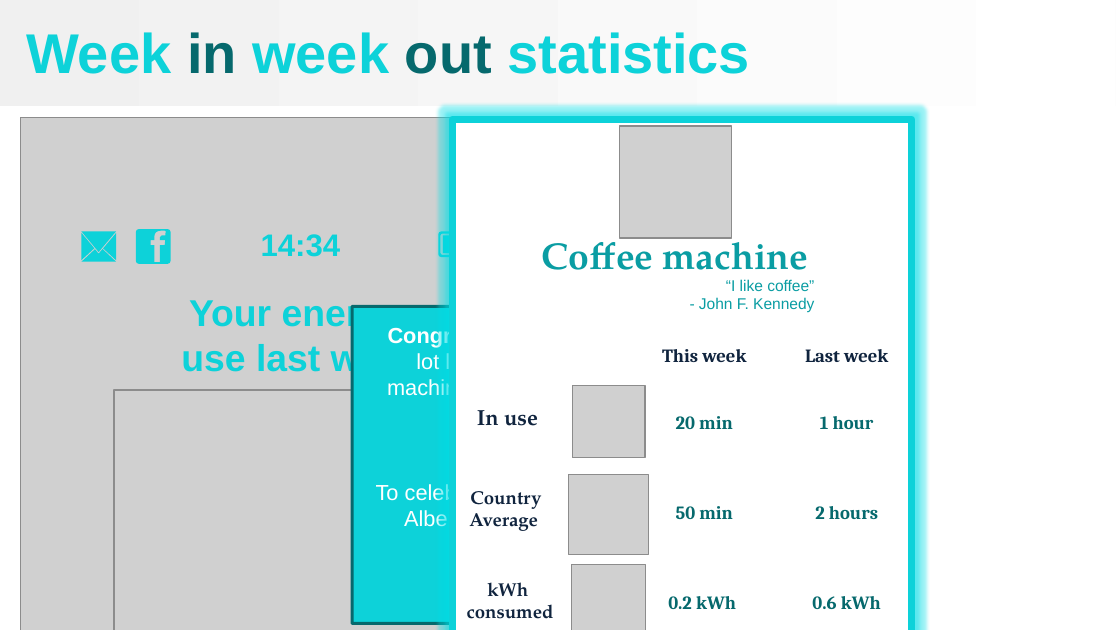
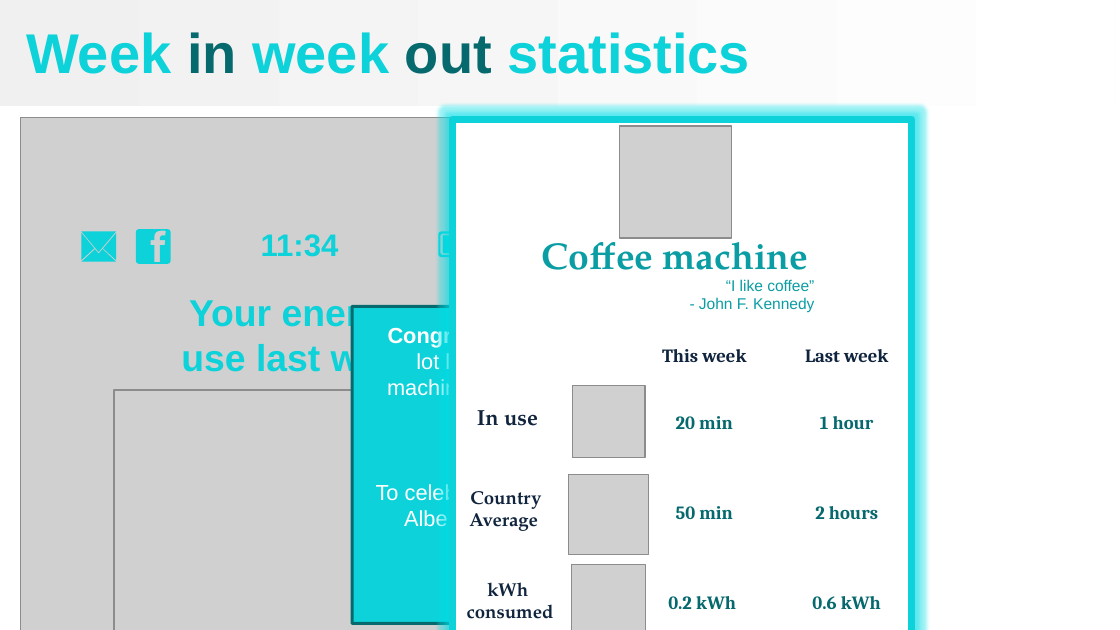
Before and after one commit to JJeroenjeroen/Ubiqum-objective-3-IoT-analysis, a slide deck: slide 4 of Task 2 - Visualize and Analyze Energy Data/Presentation/presentation final version.pptx. Drawn at 1120x630 pixels with LibreOffice and Linux fonts; fonts in the diff are those of the drawing; grey boxes stand for pictures; background and template pictures are left out. Boxes give left, top, right and bottom in pixels: in the first picture for what was removed or moved away, otherwise in the second. Text is boxed around its words. In the diff, an @@ line names an element or a change of style, - is before the commit and + after.

```diff
--- a/Task 2 - Visualize and Analyze Energy Data/Presentation/presentation final version.pptx
+++ b/Task 2 - Visualize and Analyze Energy Data/Presentation/presentation final version.pptx
@@ text at [261, 234, 339, 257]: text changed @@
-14:34
+11:34
```
Also in this commit, not shown: 3 other slides changed, 3 other files.
